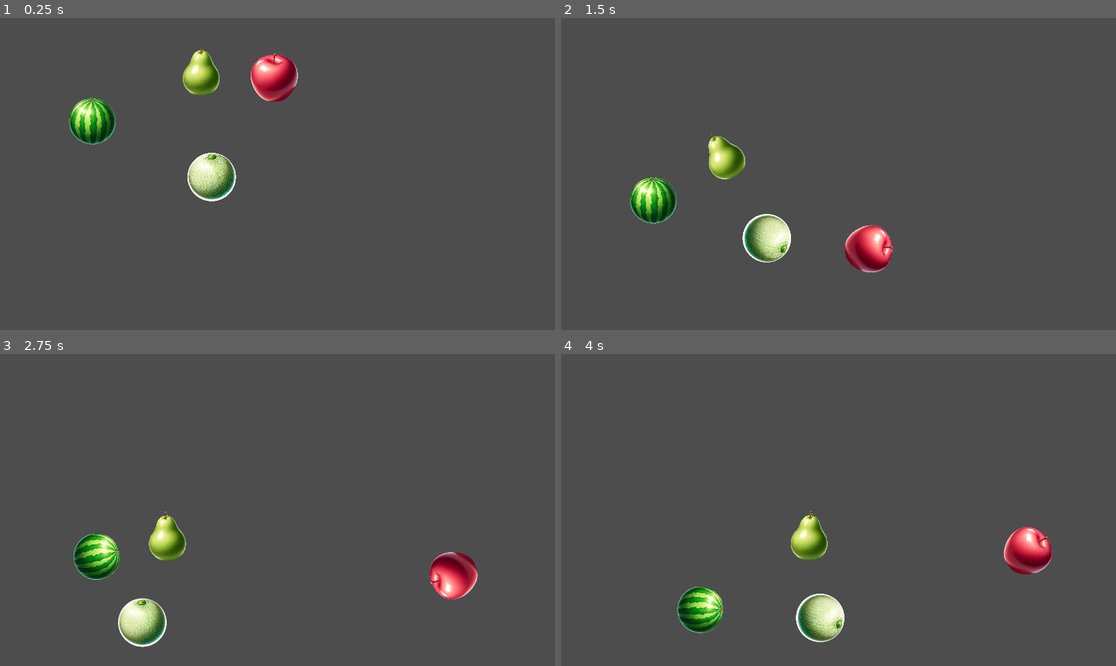
Above: before the commit, frames 1-4 (two rows, left to right).
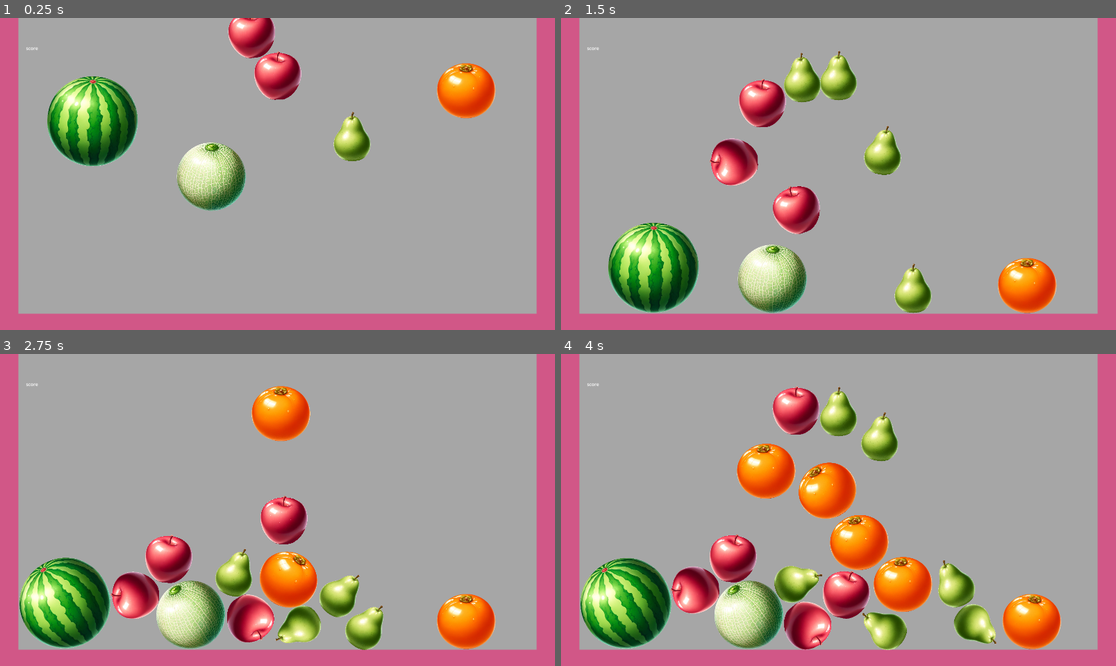
Above: after the commit, the same moments.

Repository: TakenokoTech/godot-suika
Game: Godot game, scene res://main.tscn
Same seed, same stepped clock (60 frames per second), same inputs: the game is played once before the commit and once after it.
Inputs:
- Up to frame 1 (0.25 s): no input
- Up to frame 2 (1.5 s): tap Enter at 0.5 s; hold Right 0.53-1.28 s; tap Space at 0.6, 0.77, 1.07, 1.35 s; hold Left from 1.28 s (still down)
- Up to frame 3 (2.75 s): tap Space at 1.52, 1.82, 2.1 s; release Left at 2.03 s; hold Right from 2.03 s (still down)
- Up to frame 4 (4 s): tap Space at 2.85, 3.02, 3.32, 3.6, 3.77 s; release Right at 3.53 s; hold Left from 3.53 s (still down)

The runs differ from the first frame. In frame 1, 99% of the frame differs, in the area x 0-100%, y 0-100%; in frame 2, 100%; in frame 3, 100%; in frame 4, 100%.

Commit message:
fix scene

Diff:
--- a/components/apple.tscn
+++ b/components/apple.tscn
@@ -1,9 +1,15 @@
-[gd_scene load_steps=3 format=3 uid="uid://cgtkjdeyuy8i7"]
+[gd_scene load_steps=5 format=3 uid="uid://cgtkjdeyuy8i7"]
 
+[ext_resource type="Script" path="res://scripts/ball.gd" id="1_0pc22"]
 [ext_resource type="PackedScene" uid="uid://bkdbcgutqh7pc" path="res://components/ball.tscn" id="1_dkqqg"]
 [ext_resource type="Texture2D" uid="uid://262ca3rivm8e" path="res://images/36da1ad5-a506-4843-8b82-347de02e9bc5.png" id="2_tunyk"]
 
-[node name="apple" type="Node2D"]
+[sub_resource type="CircleShape2D" id="CircleShape2D_bmsv4"]
+radius = 85.1469
+
+[node name="apple" type="Node2D" node_paths=PackedStringArray("rigidbody")]
+script = ExtResource("1_0pc22")
+rigidbody = NodePath("ball/RigidBody2D")
 
 [node name="ball" parent="." instance=ExtResource("1_dkqqg")]
 
@@ -12,4 +18,7 @@
 scale = Vector2(0.24, 0.24)
 texture = ExtResource("2_tunyk")
 
+[node name="CollisionShape2D" type="CollisionShape2D" parent="ball/RigidBody2D" index="1"]
+shape = SubResource("CircleShape2D_bmsv4")
+
 [editable path="ball"]
--- a/components/ball.tscn
+++ b/components/ball.tscn
@@ -1,16 +1,10 @@
-[gd_scene load_steps=3 format=3 uid="uid://bkdbcgutqh7pc"]
+[gd_scene load_steps=2 format=3 uid="uid://bkdbcgutqh7pc"]
 
 [sub_resource type="PhysicsMaterial" id="PhysicsMaterial_icfat"]
 rough = true
-bounce = 10.0
-
-[sub_resource type="CircleShape2D" id="CircleShape2D_4y31g"]
-radius = 90.0
+bounce = 0.1
 
 [node name="ball" type="Node2D"]
 
 [node name="RigidBody2D" type="RigidBody2D" parent="."]
 physics_material_override = SubResource("PhysicsMaterial_icfat")
-
-[node name="CollisionShape2D" type="CollisionShape2D" parent="RigidBody2D"]
-shape = SubResource("CircleShape2D_4y31g")
--- a/components/melon.tscn
+++ b/components/melon.tscn
@@ -1,16 +1,24 @@
-[gd_scene load_steps=3 format=3 uid="uid://bt1cr31atl42v"]
+[gd_scene load_steps=5 format=3 uid="uid://bt1cr31atl42v"]
 
 [ext_resource type="PackedScene" uid="uid://bkdbcgutqh7pc" path="res://components/ball.tscn" id="1_gbuub"]
+[ext_resource type="Script" path="res://scripts/ball.gd" id="1_hxyvg"]
 [ext_resource type="Texture2D" uid="uid://b070w2yhw8nt" path="res://images/aa86306d-efe9-44f6-8337-b9955e17f72f.png" id="2_q2cv6"]
 
-[node name="melon" type="Node2D"]
-scale = Vector2(2, 2)
+[sub_resource type="CircleShape2D" id="CircleShape2D_upi3d"]
+radius = 120.0
+
+[node name="melon" type="Node2D" node_paths=PackedStringArray("rigidbody")]
+script = ExtResource("1_hxyvg")
+rigidbody = NodePath("ball/RigidBody2D")
 
 [node name="ball" parent="." instance=ExtResource("1_gbuub")]
 
 [node name="Sprite2D" type="Sprite2D" parent="ball/RigidBody2D" index="0"]
 position = Vector2(2.45, -2.66)
-scale = Vector2(0.22, 0.22)
+scale = Vector2(0.33, 0.33)
 texture = ExtResource("2_q2cv6")
 
+[node name="CollisionShape2D" type="CollisionShape2D" parent="ball/RigidBody2D" index="1"]
+shape = SubResource("CircleShape2D_upi3d")
+
 [editable path="ball"]
--- /dev/null
+++ b/components/orange.tscn
@@ -0,0 +1,24 @@
+[gd_scene load_steps=5 format=3 uid="uid://bw87wxlkpy75i"]
+
+[ext_resource type="PackedScene" uid="uid://bkdbcgutqh7pc" path="res://components/ball.tscn" id="1_rttum"]
+[ext_resource type="Script" path="res://scripts/ball.gd" id="1_ydvjd"]
+[ext_resource type="Texture2D" uid="uid://buo0fudhi3m7s" path="res://images/7e7ee1a2-e922-49af-a730-aae8ef88b3d6.png" id="2_6ghso"]
+
+[sub_resource type="CircleShape2D" id="CircleShape2D_bmsv4"]
+radius = 105.0
+
+[node name="orange" type="Node2D" node_paths=PackedStringArray("rigidbody")]
+script = ExtResource("1_ydvjd")
+rigidbody = NodePath("ball/RigidBody2D")
+
+[node name="ball" parent="." instance=ExtResource("1_rttum")]
+
+[node name="Sprite2D" type="Sprite2D" parent="ball/RigidBody2D" index="0"]
+position = Vector2(2.52, 6.46)
+scale = Vector2(0.28, 0.28)
+texture = ExtResource("2_6ghso")
+
+[node name="CollisionShape2D" type="CollisionShape2D" parent="ball/RigidBody2D" index="1"]
+shape = SubResource("CircleShape2D_bmsv4")
+
+[editable path="ball"]
--- a/components/pair.tscn
+++ b/components/pair.tscn
@@ -1,10 +1,16 @@
-[gd_scene load_steps=3 format=3 uid="uid://dgogg4c28wftc"]
+[gd_scene load_steps=5 format=3 uid="uid://dgogg4c28wftc"]
 
 [ext_resource type="PackedScene" uid="uid://bkdbcgutqh7pc" path="res://components/ball.tscn" id="1_thy2i"]
+[ext_resource type="Script" path="res://scripts/ball.gd" id="1_uw7nn"]
 [ext_resource type="Texture2D" uid="uid://cqo85ertx5wt7" path="res://images/abe02f1f-6ae7-4303-88c6-f6fa763505c0.png" id="1_yx2c8"]
 
-[node name="pair" type="Node2D"]
-scale = Vector2(1.5, 1.5)
+[sub_resource type="CapsuleShape2D" id="CapsuleShape2D_jojm3"]
+radius = 62.6667
+height = 176.0
+
+[node name="pair" type="Node2D" node_paths=PackedStringArray("rigidbody")]
+script = ExtResource("1_uw7nn")
+rigidbody = NodePath("ball/RigidBody2D")
 
 [node name="ball" parent="." instance=ExtResource("1_thy2i")]
 
@@ -12,4 +18,7 @@
 scale = Vector2(0.22, 0.22)
 texture = ExtResource("1_yx2c8")
 
+[node name="CollisionShape2D" type="CollisionShape2D" parent="ball/RigidBody2D" index="1"]
+shape = SubResource("CapsuleShape2D_jojm3")
+
 [editable path="ball"]
--- a/components/wall.tscn
+++ b/components/wall.tscn
@@ -4,16 +4,26 @@
 
 [node name="StaticBody2D" type="StaticBody2D" parent="."]
 
+[node name="BackGround" type="Polygon2D" parent="StaticBody2D"]
+color = Color(1, 1, 1, 0.501961)
+polygon = PackedVector2Array(0, 0, 0, 1088, 1920, 1088, 1920, 0)
+
 [node name="Polygon2D" type="Polygon2D" parent="StaticBody2D"]
 color = Color(0.823529, 0.345098, 0.529412, 1)
 offset = Vector2(2.08165e-12, 2.08165e-12)
-polygon = PackedVector2Array(-4.16329e-12, -4.16329e-12, -2.08165e-12, 1088, 1920, 1088, 1920, -2.08165e-12, 1856, -2.08165e-12, 1856, 70.3517, 1856, 1024, 64, 1024, 64, 64, 1856, 64, 1856, -2.08165e-12)
+polygon = PackedVector2Array(-4.16329e-12, -4.16329e-12, -2.08165e-12, 1088, 1920, 1088, 1920, -2.08165e-12, 1856, -2.08165e-12, 1856, 64, 1856, 1024, 64, 1024, 64, -2.08165e-12)
 
-[node name="Polygon2D2" type="Polygon2D" parent="StaticBody2D"]
-color = Color(1, 1, 1, 0.501961)
-polygon = PackedVector2Array(64, 64, 64, 1024, 1856, 1024, 1856, 64)
+[node name="Polygon2DUpper" type="Polygon2D" parent="StaticBody2D"]
+visible = false
+color = Color(0.823529, 0.345098, 0.529412, 1)
+offset = Vector2(2.08165e-12, 2.08165e-12)
+polygon = PackedVector2Array(64, -2.08165e-12, 1856, -2.08165e-12, 1856, 64, 64, 64)
 
 [node name="CollisionPolygon2D" type="CollisionPolygon2D" parent="StaticBody2D"]
-visible = false
 position = Vector2(2.08165e-12, 2.08165e-12)
-polygon = PackedVector2Array(64, -2.08165e-12, -2.08165e-12, -2.08165e-12, -2.08165e-12, 1088, 1920, 1088, 1920, -2.08165e-12, 1856, -2.08165e-12, 1856, 1024, 64, 1024, 64, 64, 1856, 64, 1856, -2.08165e-12)
+polygon = PackedVector2Array(64, -2.08165e-12, -2.08165e-12, -2.08165e-12, -2.08165e-12, 1088, 1920, 1088, 1920, -2.08165e-12, 1856, -2.08165e-12, 1856, 64, 1856, 1024, 64, 1024, 64, 64)
+
+[node name="CollisionPolygonUpper" type="CollisionPolygon2D" parent="StaticBody2D"]
+position = Vector2(2.08165e-12, 2.08165e-12)
+polygon = PackedVector2Array(64, -2.08165e-12, 1856, -2.08165e-12, 1856, 64, 64, 64)
+disabled = true
--- a/components/wmelon.tscn
+++ b/components/wmelon.tscn
@@ -1,16 +1,24 @@
-[gd_scene load_steps=3 format=3 uid="uid://bhf6y3674hfsk"]
+[gd_scene load_steps=5 format=3 uid="uid://bhf6y3674hfsk"]
 
+[ext_resource type="Script" path="res://scripts/ball.gd" id="1_jsgn4"]
 [ext_resource type="PackedScene" uid="uid://bkdbcgutqh7pc" path="res://components/ball.tscn" id="1_wkrik"]
 [ext_resource type="Texture2D" uid="uid://c7qt12hxb56ig" path="res://images/252df341-6e31-440a-be96-c6cd5ae523d9.png" id="2_khevx"]
 
-[node name="wmelon" type="Node2D"]
-scale = Vector2(2.5, 2.5)
+[sub_resource type="CircleShape2D" id="CircleShape2D_f5asd"]
+radius = 160.0
+
+[node name="wmelon" type="Node2D" node_paths=PackedStringArray("rigidbody")]
+script = ExtResource("1_jsgn4")
+rigidbody = NodePath("ball/RigidBody2D")
 
 [node name="ball" parent="." instance=ExtResource("1_wkrik")]
 
 [node name="Sprite2D" type="Sprite2D" parent="ball/RigidBody2D" index="0"]
-position = Vector2(1.55, -1.06)
-scale = Vector2(0.22, 0.22)
+position = Vector2(3.1, -2.12)
+scale = Vector2(0.43, 0.43)
 texture = ExtResource("2_khevx")
 
+[node name="CollisionShape2D2" type="CollisionShape2D" parent="ball/RigidBody2D" index="1"]
+shape = SubResource("CircleShape2D_f5asd")
+
 [editable path="ball"]
--- a/main.tscn
+++ b/main.tscn
@@ -1,15 +1,19 @@
-[gd_scene load_steps=6 format=3 uid="uid://d2hr60g5hw0l8"]
+[gd_scene load_steps=8 format=3 uid="uid://d2hr60g5hw0l8"]
 
+[ext_resource type="Script" path="res://scripts/main.gd" id="1_0il5b"]
 [ext_resource type="PackedScene" uid="uid://dgogg4c28wftc" path="res://components/pair.tscn" id="1_i5gmu"]
 [ext_resource type="PackedScene" uid="uid://di65kgyyuw1nm" path="res://components/wall.tscn" id="2_1te1t"]
 [ext_resource type="PackedScene" uid="uid://cgtkjdeyuy8i7" path="res://components/apple.tscn" id="2_s5jp7"]
 [ext_resource type="PackedScene" uid="uid://bt1cr31atl42v" path="res://components/melon.tscn" id="4_7she7"]
 [ext_resource type="PackedScene" uid="uid://bhf6y3674hfsk" path="res://components/wmelon.tscn" id="5_rcbwq"]
+[ext_resource type="PackedScene" uid="uid://bw87wxlkpy75i" path="res://components/orange.tscn" id="6_fwi74"]
 
-[node name="Node2D" type="Node2D"]
+[node name="Node2D" type="Node2D" node_paths=PackedStringArray("next_items", "stock_items")]
+script = ExtResource("1_0il5b")
+next_items = NodePath("Next")
+stock_items = NodePath("Stock")
 
 [node name="Label" type="Label" parent="."]
-visible = false
 anchors_preset = 15
 anchor_right = 1.0
 anchor_bottom = 1.0
@@ -23,18 +27,25 @@
 text = "score
 "
 
-[node name="wall" parent="." instance=ExtResource("2_1te1t")]
-visible = false
+[node name="Wall" parent="." instance=ExtResource("2_1te1t")]
 position = Vector2(2.08165e-12, 2.08165e-12)
 
-[node name="apple" parent="." instance=ExtResource("2_s5jp7")]
+[node name="Next" type="Node2D" parent="."]
+position = Vector2(960, 200)
+
+[node name="Stock" type="Node2D" parent="."]
+
+[node name="apple" parent="Stock" instance=ExtResource("2_s5jp7")]
 position = Vector2(948, 178)
 
-[node name="pair" parent="." instance=ExtResource("1_i5gmu")]
-position = Vector2(696, 155)
+[node name="pair" parent="Stock" instance=ExtResource("1_i5gmu")]
+position = Vector2(1218, 383)
 
-[node name="melon" parent="." instance=ExtResource("4_7she7")]
+[node name="melon" parent="Stock" instance=ExtResource("4_7she7")]
 position = Vector2(731, 522)
 
-[node name="wmelon" parent="." instance=ExtResource("5_rcbwq")]
+[node name="orange" parent="Stock" instance=ExtResource("6_fwi74")]
+position = Vector2(1611, 217)
+
+[node name="wmelon" parent="Stock" instance=ExtResource("5_rcbwq")]
 position = Vector2(319, 329)
--- /dev/null
+++ b/scripts/ball.gd
@@ -0,0 +1,12 @@
+extends Node2D
+
+@export var rigidbody: RigidBody2D
+
+# Called when the node enters the scene tree for the first time.
+func _ready():
+	pass # Replace with function body.
+
+
+# Called every frame. 'delta' is the elapsed time since the previous frame.
+func _process(delta):
+	pass
--- /dev/null
+++ b/scripts/main.gd
@@ -0,0 +1,45 @@
+extends Node2D
+
+@export var next_items: Node2D
+@export var stock_items: Node2D
+
+var next = null
+
+func _ready():
+	create_new_item()
+
+func _process(delta):
+	pass
+
+func _input(event):
+	if event is InputEventKey and event.pressed:
+		if event.keycode == KEY_SPACE:
+			print("KEY_SPACE was pressed")
+			pressed_space()
+		if event.keycode == KEY_RIGHT:
+			print("KEY_RIGHT was pressed")
+			next_items.move_local_x(10)
+		if event.keycode == KEY_LEFT:
+			print("KEY_LEFT was pressed")
+			next_items.move_local_x(-10)
+
+func _physics_process(delta):
+	pass
+
+func create_new_item():
+	match randi_range(1, 3):
+		1: next = preload("res://components/apple.tscn").instantiate()
+		2: next = preload("res://components/orange.tscn").instantiate()
+		3: next = preload("res://components/pair.tscn").instantiate()
+		4: next = preload("res://components/melon.tscn").instantiate()
+		5: next = preload("res://components/wmelon.tscn").instantiate()
+	next.rigidbody.freeze = true
+	next_items.add_child(next)
+	print(next)
+
+func pressed_space():
+	for child in next_items.get_children():
+		child.reparent(stock_items)
+		child.move_local_y(10)
+		child.rigidbody.freeze = false
+	create_new_item()
Binary file added: images/7e7ee1a2-e922-49af-a730-aae8ef88b3d6.png
Not shown, added: images/7e7ee1a2-e922-49af-a730-aae8ef88b3d6.png.import
Binary file changed: images/aa86306d-efe9-44f6-8337-b9955e17f72f.png
